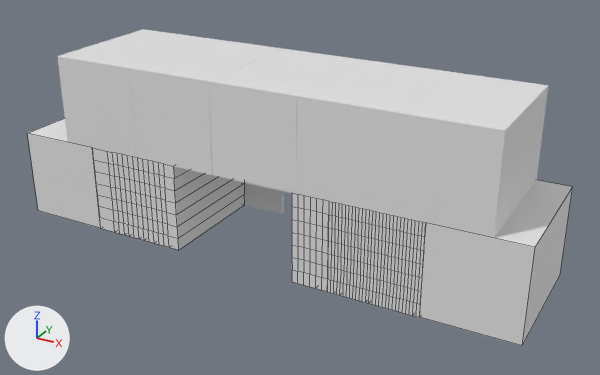
Renders of the Blender file Colossus Legacy/Assets/_Nishimoto/Map Assets/MyCreated Model/MountainCaveBack.blend from each side of a commit.
Both versions are drawn from a camera (50 mm lens) standing at (58.5, -152.5, 80.6) and looking at (-25.4, 0.2, 4.3). Arrows for +X, +Y and +Z are at lower left; the lights stay in place. Mesh edges are drawn as thin lines on the coarser meshes.

The first picture shows '立方体.001', '立方体.002', '立方体.003', '立方体.004', '立方体.005', '立方体.006', '立方体.007', '立方体.008', '立方体.009', '立方体.010', '立方体.011'.
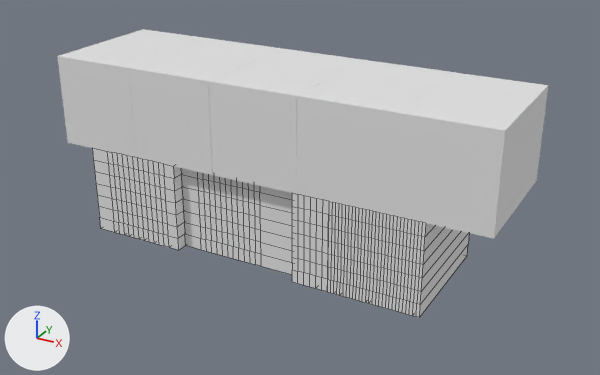
Location of each change, (x1, y1, x2, y2) in pixels of the pictures (600 x 375 px):
'立方体.004', deleted: before (420, 180, 573, 346)
'立方体.012', added: after (181, 168, 292, 274)
'立方体.005', deleted: before (27, 118, 101, 228)

What the commit changed:
Mesh me_立方体_001 is new.
It has 158 vertices, 139 faces and spans x -0.3..3.6, y -16.7..13.4, z -10.6..10.5.
Object '立方体.004' (ob_立方体_004) is deleted.
Object '立方体.005' (ob_立方体_005) is deleted.
Object '立方体.012' (ob_立方体_012) is new; it shows me_立方体_001.
Its location is (-35.5, -12.5, 0.0).
Its rotation in degrees is (0, 0, 90).
